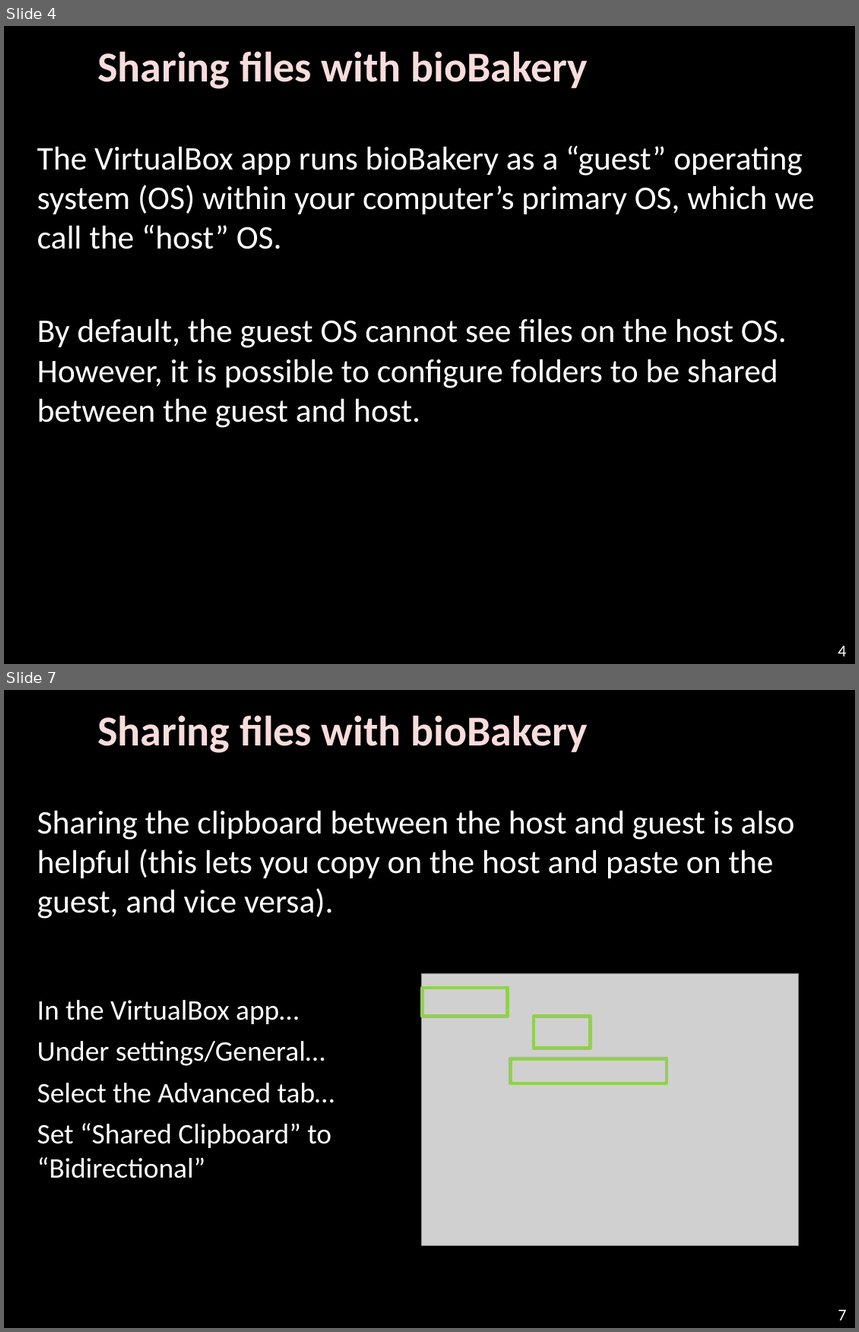
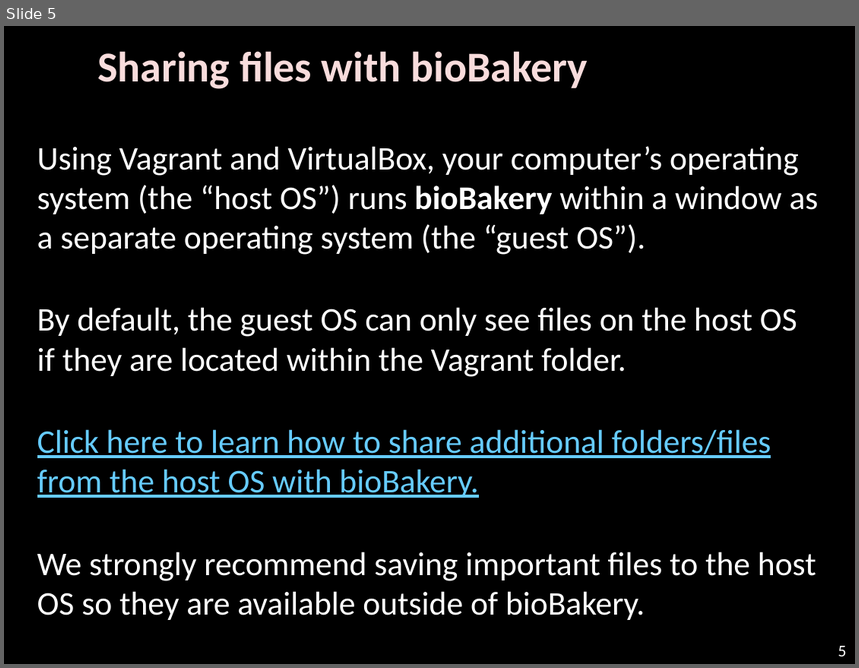
Before and after one commit to biobakery/biobakery, a slide deck: vagrant/biobakery-gui/WELCOME.pptx. Shown one above the other, each under a label of ours: slides 4 and 7 before the commit, slide 5 after it; the slides between them are not shown. The pictures are 859x1332 and 859x668 pixels, drawn with LibreOffice and Linux fonts; fonts in the diff are those of the drawing; grey boxes stand for pictures; background and template pictures are left out. Boxes give left, top, right and bottom in pixels: in the first picture for what was removed or moved away, otherwise in the second. Text is boxed around its words. In the diff, an @@ line names an element or a change of style, - is before the commit and + after.

```diff
--- a/vagrant/biobakery-gui/WELCOME.pptx
+++ b/vagrant/biobakery-gui/WELCOME.pptx
@@ slide 7 removed at (4, 690, 855, 1328), background #000000 @@
@@ text removed at (97, 715, 588, 753) @@
-Sharing files with bioBakery
@@ text removed at (37, 810, 795, 919) @@
-Sharing the clipboard between the host and guest is also helpful (this lets you copy on the host and paste on the guest, and vice versa).
@@ picture removed at (421, 973, 798, 1246) @@
@@ text removed at (37, 1000, 335, 1179) @@
-In the VirtualBox app…
-Under settings/General…
-Select the Advanced tab…
-Set “Shared Clipboard” to “Bidirectional”
@@ rectangle removed at (423, 988, 508, 1016) @@
@@ rectangle removed at (534, 1016, 591, 1049) @@
@@ rectangle removed at (510, 1059, 666, 1083) @@
@@ page number removed at (838, 1310, 847, 1321) @@
-7
@@ what was slide 4 is now slide 5 @@
@@ slide 5 changed as well @@
@@ text at (37, 146, 819, 620): text changed @@
-The VirtualBox app runs bioBakery as a “guest” operating system (OS) within your computer’s primary OS, which we call the “host” OS.
-By default, the guest OS cannot see files on the host OS. However, it is possible to configure folders to be shared between the guest and host.
+Using Vagrant and VirtualBox, your computer’s operating system (the “host OS”) runs bioBakery within a window as a separate operating system (the “guest OS”).
+By default, the guest OS can only see files on the host OS if they are located within the Vagrant folder.
+Click here to learn how to share additional folders/files from the host OS with bioBakery.
+We strongly recommend saving important files to the host OS so they are available outside of bioBakery.
@@ page number at (838, 646, 847, 657): text changed @@
-4
+5
```
Also in this commit, not shown: 3 other slides changed, 4 slides added, 2 other slides removed, 1 other file.
